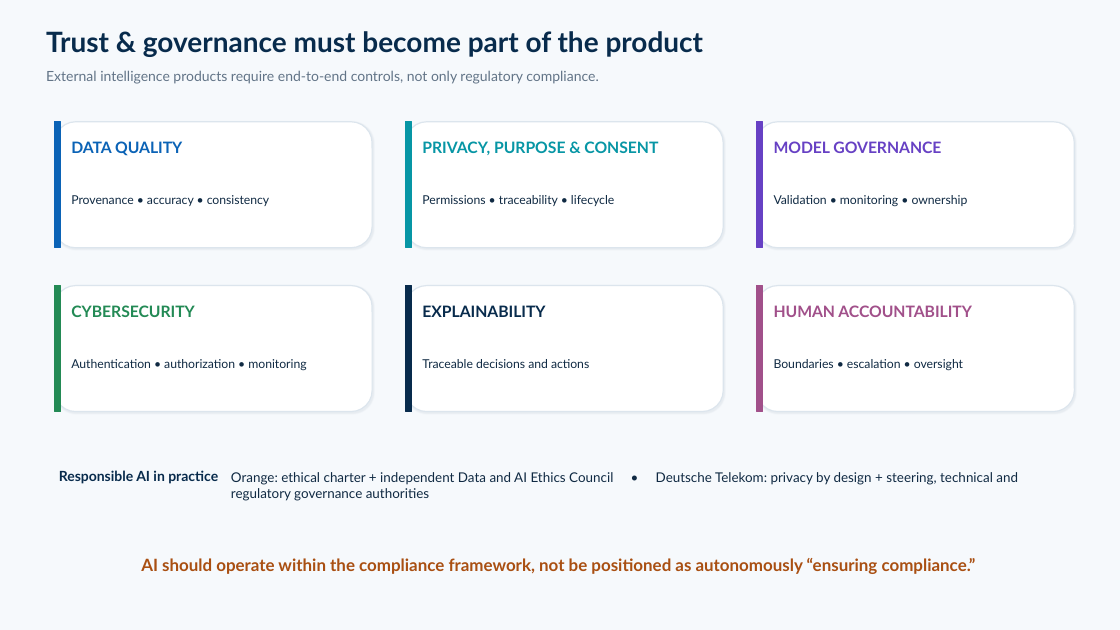
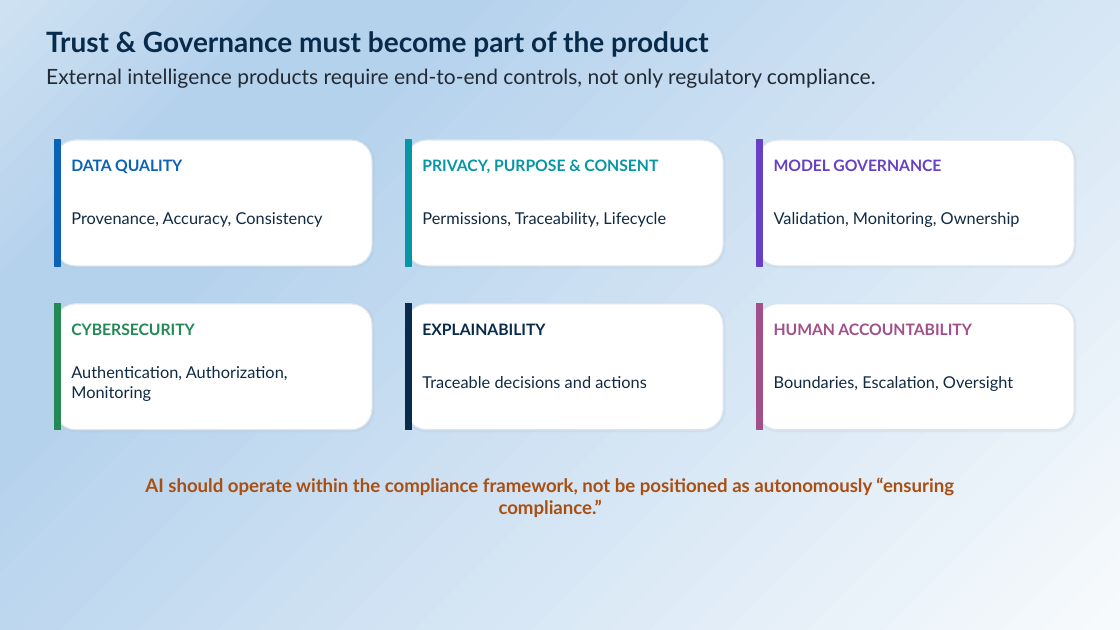
Before and after one commit to rajkamal1410/Invent-Telco-AI-Initiatives, a slide deck: slide 12 of documents/Intelligent_Telco_Infographic_Rich_Presentation.pptx (slide 13 before the commit). Drawn at 1120x630 pixels with LibreOffice and Linux fonts; fonts in the diff are those of the drawing. Boxes give left, top, right and bottom in pixels: in the first picture for what was removed or moved away, otherwise in the second. Text is boxed around its words. In the diff, an @@ line names an element or a change of style, - is before the commit and + after.

```diff
--- a/documents/Intelligent_Telco_Infographic_Rich_Presentation.pptx
+++ b/documents/Intelligent_Telco_Infographic_Rich_Presentation.pptx
@@ background #F6F9FC to gradient #F7FAFD to #B5D2EC to #CEE1F2 @@
@@ text at box(46, 31, 709, 57): text changed @@
-Trust & governance must become part of the product
+Trust & Governance must become part of the product
@@ text "External intelligence products require end-to-end ..." at box(46, 68, 876, 88): size 12 to 18 pt, text colour #627487 to #222A35 @@
@@ text at box(71, 212, 323, 227): text changed; size 10.5 to 14 pt @@
-Provenance • accuracy • consistency
+Provenance, Accuracy, Consistency
@@ text at box(422, 212, 666, 227): text changed; size 10.5 to 14 pt @@
-Permissions • traceability • lifecycle
+Permissions, Traceability, Lifecycle
@@ text at box(774, 212, 1020, 227): text changed; size 10.5 to 14 pt @@
-Validation • monitoring • ownership
+Validation, Monitoring, Ownership
@@ 7 texts, 6 rounded rectangles, 6 rectangles: place and size @@
-7 texts, 6 rounded rectangles, 6 rectangles at box(55, 122, 1075, 412)
+7 texts, 6 rounded rectangles, 6 rectangles at box(55, 140, 1075, 430)
@@ text "Traceable decisions and actions" at box(422, 376, 646, 388): size 10.5 to 14 pt @@
@@ text at box(71, 366, 288, 401): text changed; size 10.5 to 14 pt @@
-Authentication • authorization • monitoring
+Authentication, Authorization, Monitoring
@@ text at box(774, 376, 1013, 391): text changed; size 10.5 to 14 pt @@
-Boundaries • escalation • oversight
+Boundaries, Escalation, Oversight
@@ text removed at box(59, 470, 218, 484) @@
-Responsible AI in practice
@@ text "AI should operate within the ...": place and size @@
-text "AI should operate within the ..." at box(141, 558, 976, 574)
+text "AI should operate within the ..." at box(145, 477, 954, 517)
@@ text "AI should operate within the ..." at box(145, 477, 954, 517): size 14.5 to 16 pt @@
@@ text removed at box(231, 472, 1018, 485) @@
-Orange: ethical charter + independent Data and AI Ethics Council • Deutsche Telekom: privacy by design + steering, technical and regulatory governance authorities
```
Also in this commit, not shown: 13 other slides changed, 1 slide removed, 7 other files.
